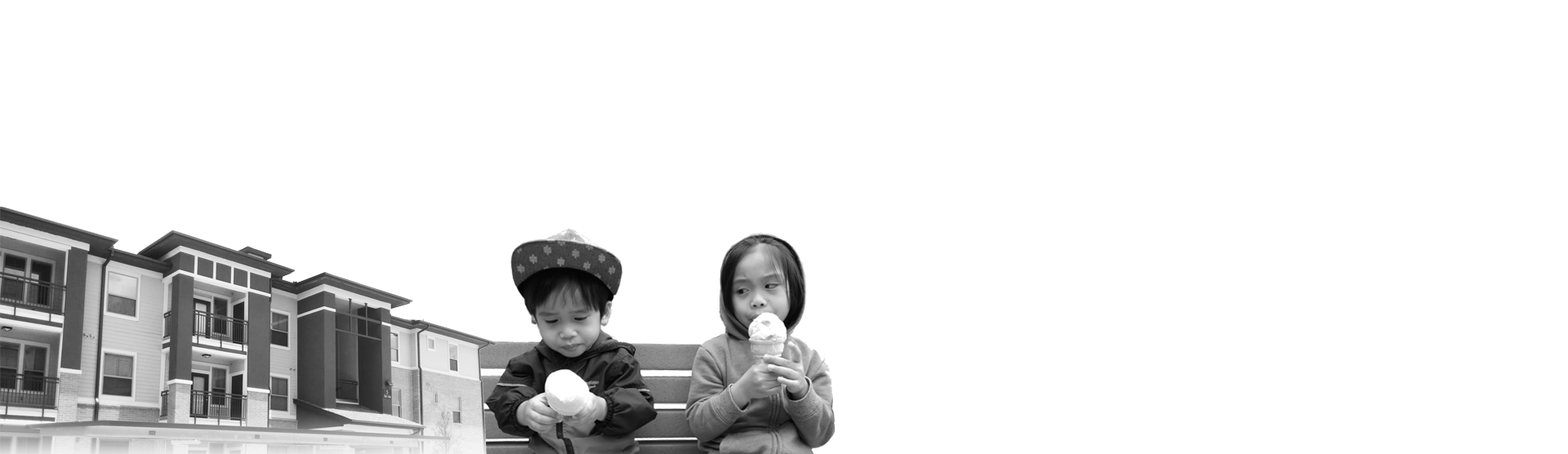
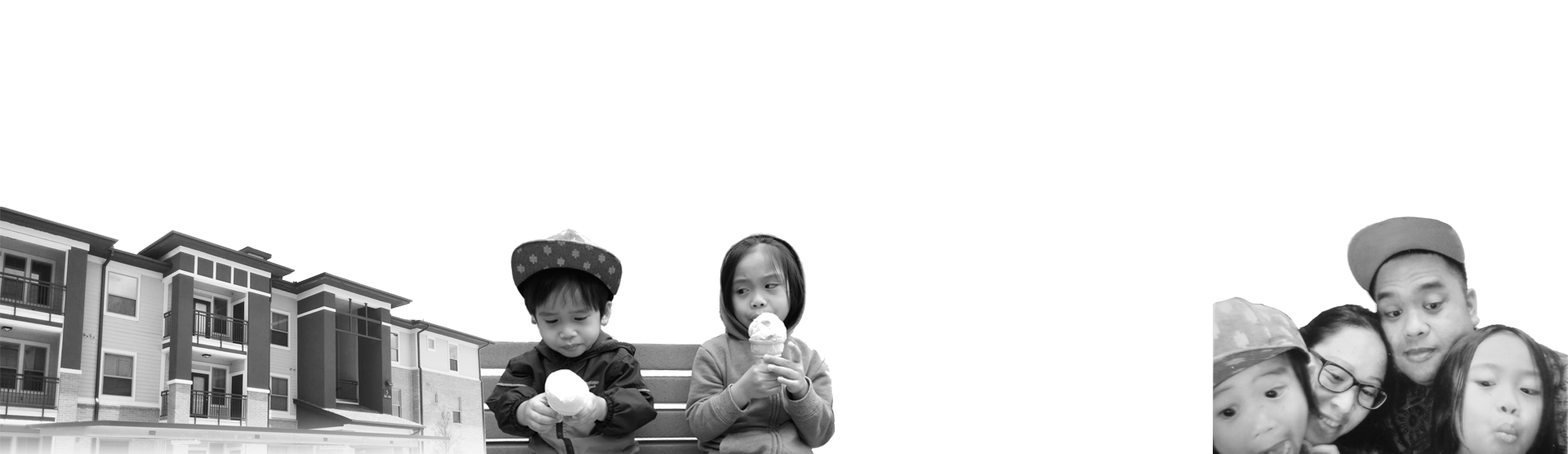
Two versions of the same layered image (1568 x 454). Layer-by-layer changes:
added layer "Layer 2" above "Layer 0" over left=1212, top=216, right=1568, bottom=454
